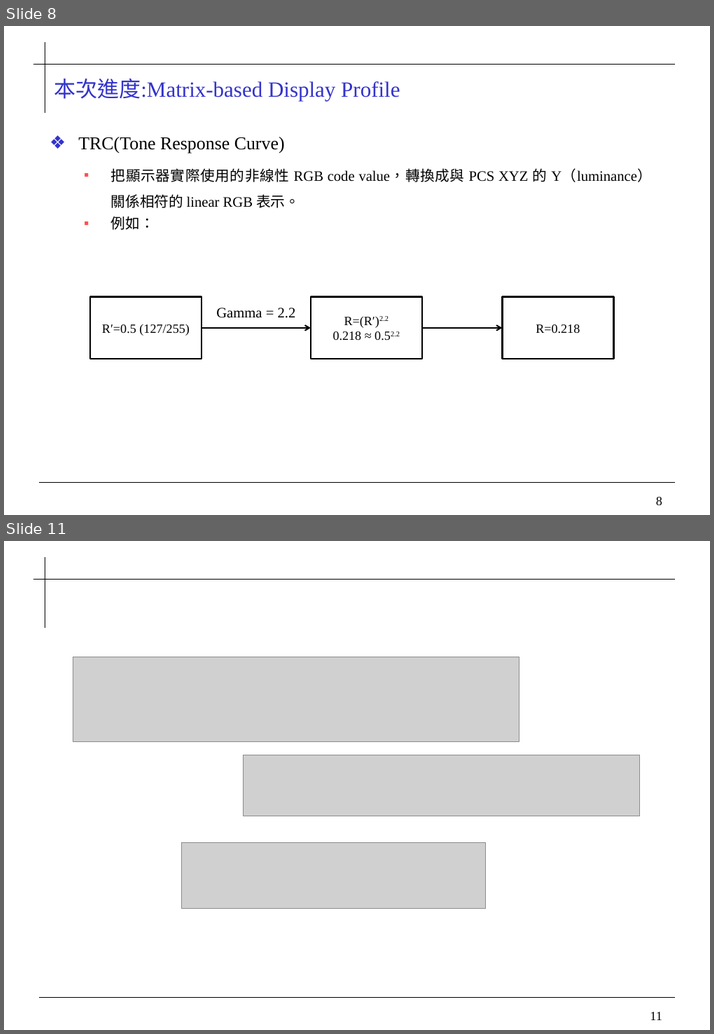
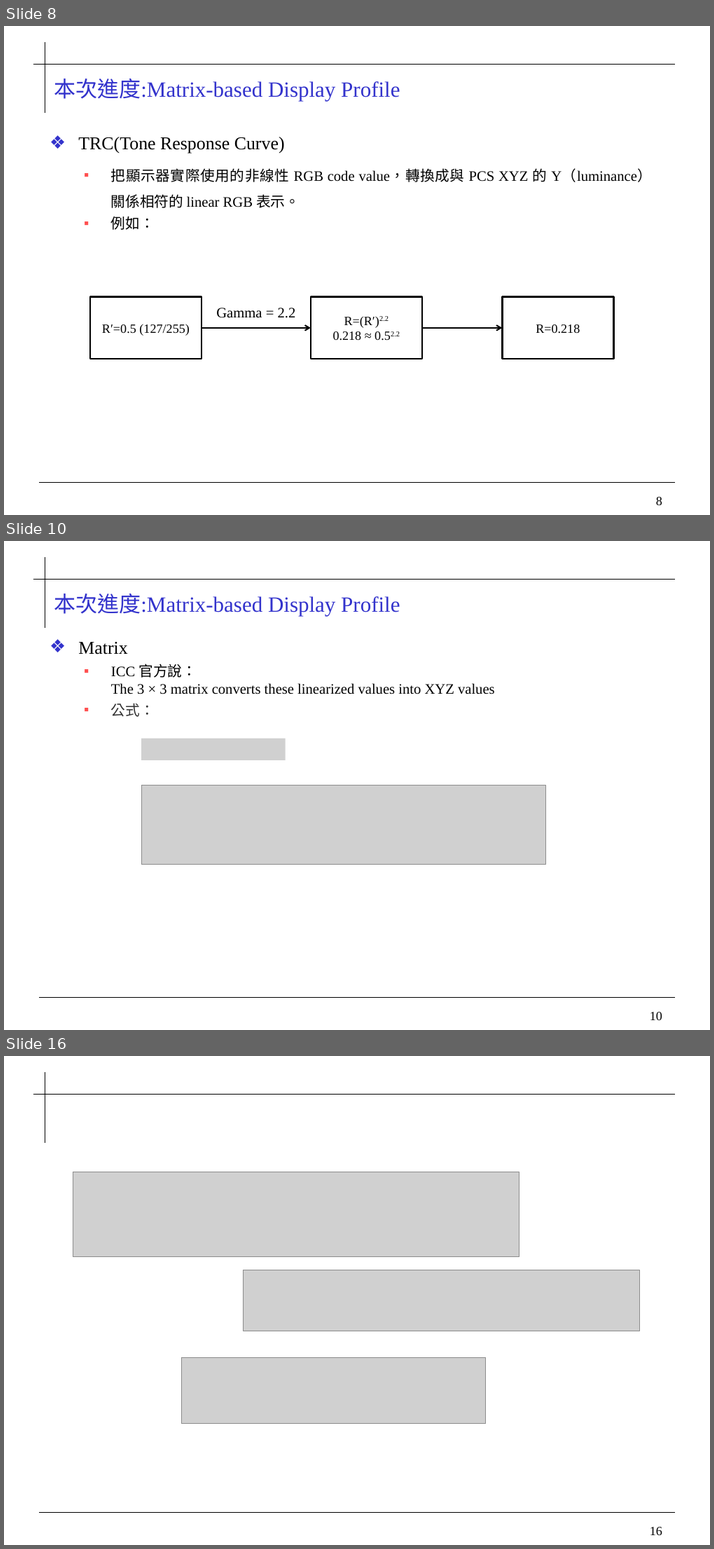
Before and after one commit to 0ilasis0/home, a slide deck: ICCPROFILE.pptx. Shown one above the other, each under a label of ours: slides 8 and 11 before the commit, slides 8, 10 and 16 after it; the slides between them are not shown. The pictures are 714x1034 and 714x1549 pixels, drawn with LibreOffice and Linux fonts; fonts in the diff are those of the drawing; grey boxes stand for pictures; background and template pictures are left out. Boxes give left, top, right and bottom in pixels: in the first picture for what was removed or moved away, otherwise in the second. Text is boxed around its words. In the diff, an @@ line names an element or a change of style, - is before the commit and + after.

```diff
--- a/ICCPROFILE.pptx
+++ b/ICCPROFILE.pptx
@@ slide 10 added at (4,541,710,1030), background #FFFFFF; not listed: 4 template elements that a slide beside it also shows @@
@@ title added at (54,593,400,616), 24 pt, text #3333CC @@
+本次進度:Matrix-based Display Profile
@@ text added at (78,642,495,717), 16 pt, text #000000 @@
+  ❖ Matrix
+  ▪ ICC 官方說：
+    The 3 × 3 matrix converts these linearized values into XYZ values
+  ▪ 公式：
@@ picture added at (141,738,285,761) @@
@@ picture added at (141,785,546,864) @@
@@ what was slide 11 is now slide 16 @@
@@ page number at (649,1526,662,1535): text changed @@
-11
+16
```
Also in this commit, not shown: 3 slides changed, 4 other slides added, 1 other file.
